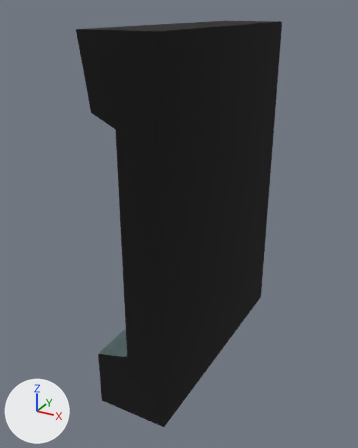
An edit to the FBX model OMH_Proto/Assets/[Project]/Visuals/ENV/ENV_Decor/ENV_Static/ENV_Structures_Wall/Pack1/P1_Simple3.fbx, drawn before and after from the same camera.
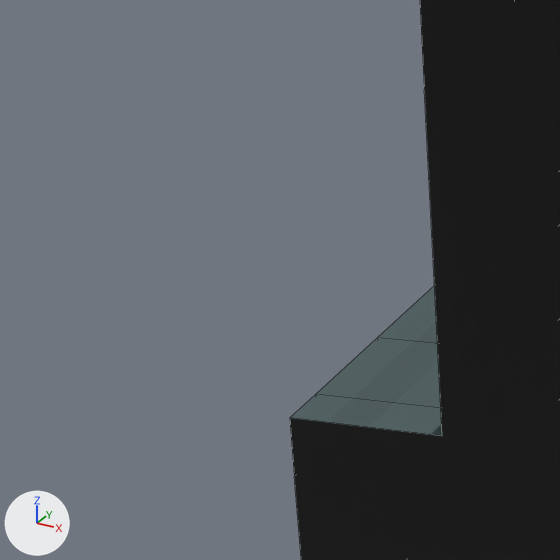
Each version appears first whole from a 50 mm lens placed at (-12.86, -1.04, 4.18), pointed at (-15.49, 3.75, 1.78), and next in a close-up on the part from 12% to 42% of the width and 61% to 85% of the height. Arrows for +X, +Y and +Z are at lower left; the lights stay in place. The close-ups show mesh edges as thin lines. Where no turn or scale is listed for an object, it has been applied to the vertices.
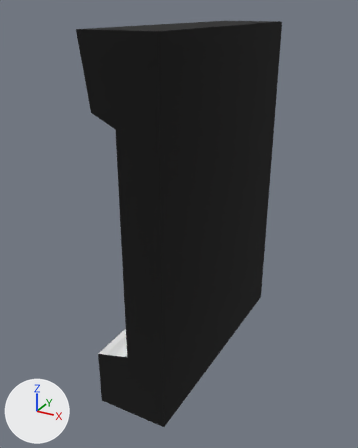
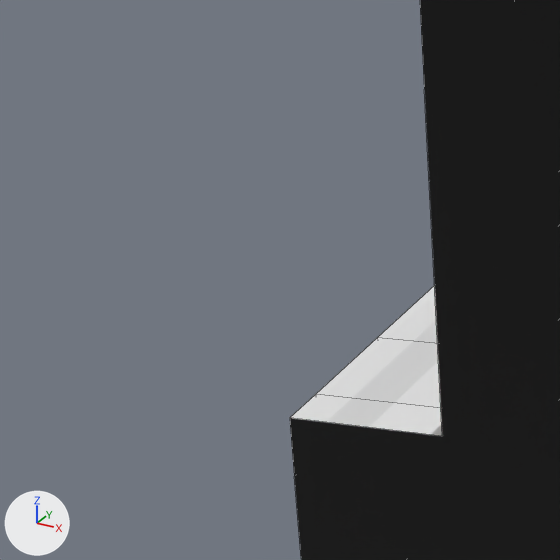
The newer file is also turned or shifted as a whole; pictures and numbers use the older file's frame.

Boxes [x1, y1, x2, y2] around the edits, measured in the close-ups (560 x 560 px):
```json
{"object": "Cube.015", "change": "surface changed", "before": [290, 283, 445, 438], "after": [290, 283, 445, 438]}
```

The change, as JSON lines over the scene's bpy script:
```json
{"block": "mat_trimsheetwall", "where": "n2 = _N.new('ShaderNodeTexImage'); n2.name = 'Image Texture'"}
{"op": "remove", "block": "mat_trimsheetwall", "code": "n3 = _N.new('ShaderNodeTexImage'); n3.name = 'Image Texture.001'"}
{"op": "remove", "block": "mat_trimsheetwall", "code": "n3.image = img_trimsheetmurnormal_png"}
{"op": "set", "path": "n2.image", "old": "img_trimsheetmurcolor_png", "new": "img_trimsheetmurnormal_png"}
{"block": "mat_trimsheetwall", "where": "n0 = _N.new('ShaderNodeBsdfPrincipled'); n0.name = 'Principled BSDF'"}
{"block": "mat_trimsheetwall", "where": "n4 = _N.new('ShaderNodeNormalMap'); n4.name = 'Normal Map'"}
{"op": "remove", "block": "mat_trimsheetwall", "code": "_L.new(n2.outputs[0], n0.inputs[0])  # 'Color' to 'Base Color'"}
{"op": "remove", "block": "mat_trimsheetwall", "code": "_L.new(n3.outputs[0], n4.inputs[1])  # 'Color' to 'Color'"}
{"op": "add", "block": "mat_trimsheetwall", "code": "_L.new(n2.outputs[0], n4.inputs[1])  # 'Color' to 'Color'"}
```
